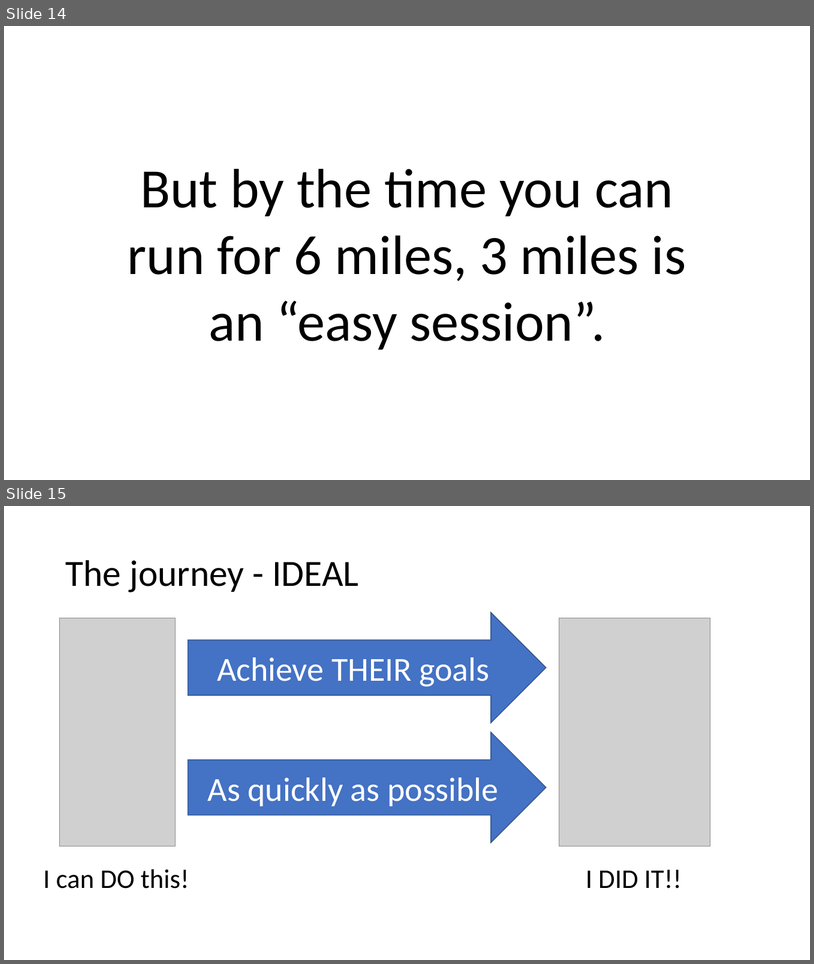
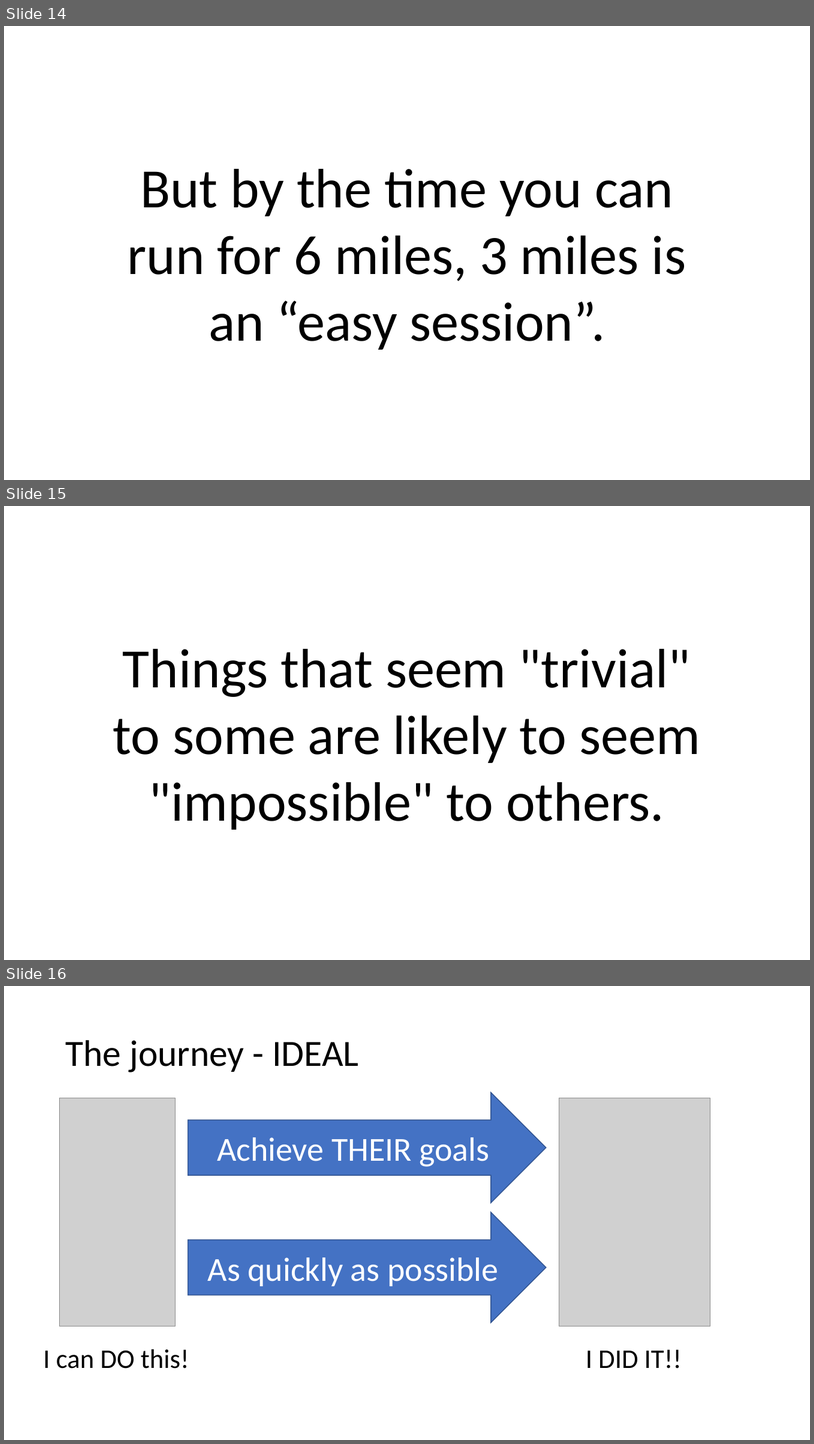
Before and after one commit to MikeKSmith/RStudioConf2020, a slide deck: Learn to teach_MikeKSmith.pptx. Shown one above the other, each under a label of ours: slides 14 and 15 before the commit, slides 14, 15 and 16 after it. The pictures are 814x964 and 814x1444 pixels, drawn with LibreOffice and Linux fonts; fonts in the diff are those of the drawing; grey boxes stand for pictures. Boxes give left, top, right and bottom in pixels: in the first picture for what was removed or moved away, otherwise in the second. Text is boxed around its words. In the diff, an @@ line names an element or a change of style, - is before the commit and + after.

```diff
--- a/Learn to teach_MikeKSmith.pptx
+++ b/Learn to teach_MikeKSmith.pptx
@@ slide 15 added at box(4, 506, 810, 960), background #FFFFFF @@
@@ text added at box(113, 649, 701, 829), 66 pt, text #000000 @@
+Things that seem "trivial" to some are likely to seem "impossible" to others.
@@ what was slide 15 is now slide 16 @@
```
Also in this commit, not shown: 1 slide changed, 1 other slide added, 1 slide removed, 1 other file.
